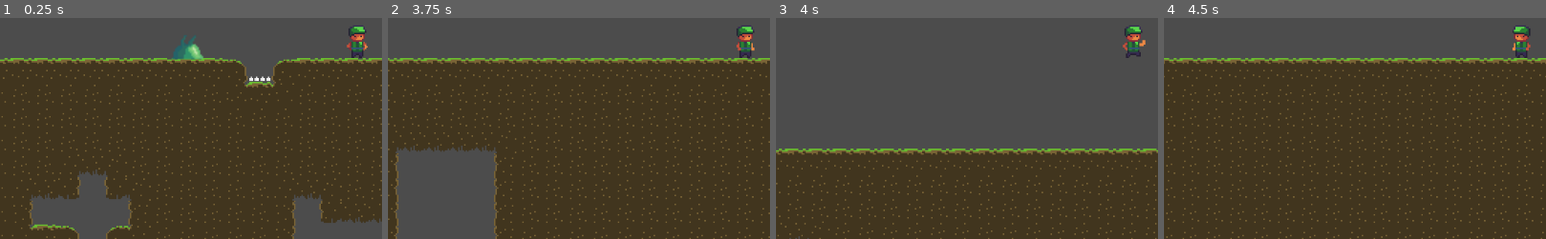
Above: before the commit, frames 1-4 (left to right).
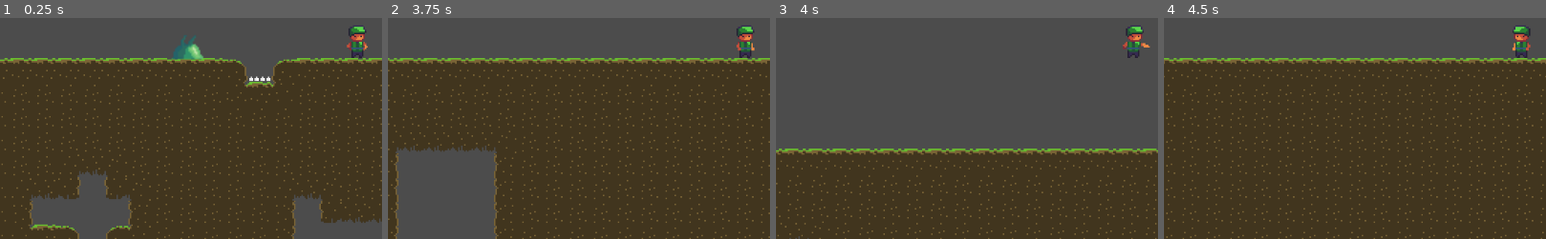
Above: after the commit, the same moments.

Repository: glass-brick/kerene
Game: Godot game, scene res://Scenes/Level/Level.tscn
Two runs of this game, one before a commit and one after it. Both use one fixed random seed, a clock stepped at 60 frames per second and the inputs below.
Inputs (mouse positions are % of the whole screen's width and height, from its top left):
- Up to frame 1 (0.25 s): no input
- Up to frame 2 (3.75 s): move the mouse to (72, 45) at 0.52 s; hold D (ui_right) 0.53-2.03 s; click (72, 45) at 0.6 s; tap Space (ui_select) at 0.77, 1.52, 3.02 s; right-click (72, 45) at 0.8 s; move the mouse to (30, 55) at 1.27 s; right-click (30, 55) at 1.35 s; click (30, 55) at 1.55 s; move the mouse to (60, 28) at 2.02 s; hold A (ui_left) 2.03-2.78 s; tap E (Use_item) at 2.1 s; right-click (60, 28) at 2.3 s; move the mouse to (45, 70) at 2.77 s; hold D (ui_right) from 2.78 s (still down); click (45, 70) at 2.85 s; move the mouse to (80, 65) at 3.52 s; tap 1 (item_1) at 3.6 s
- Up to frame 3 (4 s): keep holding D (ui_right); tap Space (ui_select) at 3.77 s; right-click (80, 65) at 3.8 s
- Up to frame 4 (4.5 s): move the mouse to (20, 35) at 4.27 s; release D (ui_right) at 4.28 s; hold A (ui_left) from 4.28 s (still down); tap 2 (item_2) at 4.35 s
The pictures show only the part of the screen within x 3-53%, y 42-92%; the shares and areas given below are measured in that part.

Frames 1-2 are identical in both runs. In frame 3, 0.3% of the frame differs, in the area x 90-98%, y 3-19%; in frame 4, nothing differs.

Commit message:
animación al minar

Diff:
--- a/Scenes/Player/Cursor.gd
+++ b/Scenes/Player/Cursor.gd
@@ -56,4 +56,4 @@
 		player.use_item()
 	if right_click:
 		if cursorType == CursorTypes.MINE:
-			tilemap.mine(tilePosition)
+			player.mine(tilePosition)
--- a/Scenes/Player/Player.gd
+++ b/Scenes/Player/Player.gd
@@ -193,6 +193,11 @@
 		current_state = PlayerStates.USE
 
 
+func mine(tilePosition):
+	tilemap.mine(tilePosition)
+	current_state = PlayerStates.USE
+
+
 func _on_AnimatedSprite_animation_finished():
 	if current_state == PlayerStates.USE or current_state == PlayerStates.HIT:
 		current_state = PlayerStates.UNLOCKED
